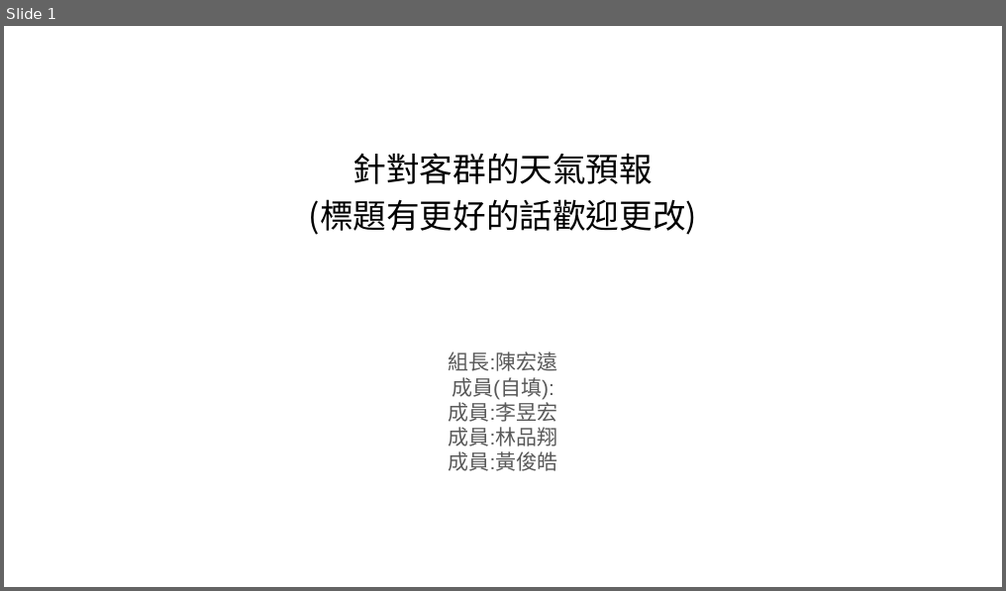
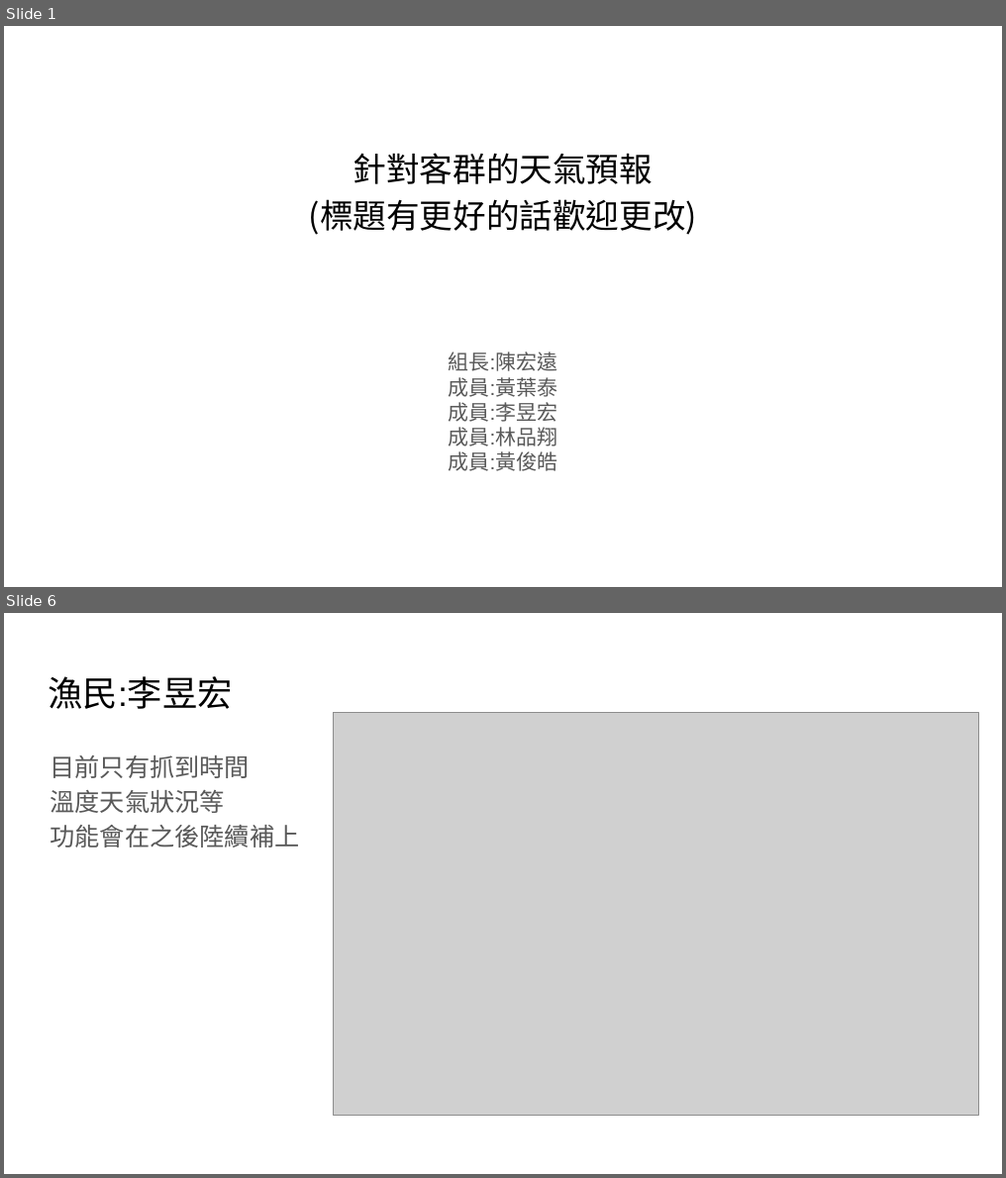
Before and after one commit to victor881212/weatherapp, a slide deck: 期中第六組.pptx. Shown one above the other, each under a label of ours: slide 1 before the commit, slides 1 and 6 after it; the slides between them are not shown. The pictures are 1006x591 and 1006x1178 pixels, drawn with LibreOffice and Linux fonts; fonts in the diff are those of the drawing; grey boxes stand for pictures. Boxes give left, top, right and bottom in pixels: in the first picture for what was removed or moved away, otherwise in the second. Text is boxed around its words. In the diff, an @@ line names an element or a change of style, - is before the commit and + after.

```diff
--- a/期中第六組.pptx
+++ b/期中第六組.pptx
@@ slide 6 added at [4,613,1002,1174], background #FFFFFF @@
@@ title added at [48,676,232,709], 25.2 pt, text #000000 @@
+漁民:李昱宏
@@ picture added at [333,713,978,1116] @@
@@ text added at [51,756,300,848], 18 pt, text #595959 @@
+目前只有抓到時間
+溫度天氣狀況等
+功能會在之後陸續補上
@@ slide 1 changed as well @@
@@ subtitle at [449,377,558,397]: text changed @@
-成員(自填):
+成員:黃葉泰
```
Also in this commit, not shown: 6 other slides added, 1 slide removed, 2 other files.
